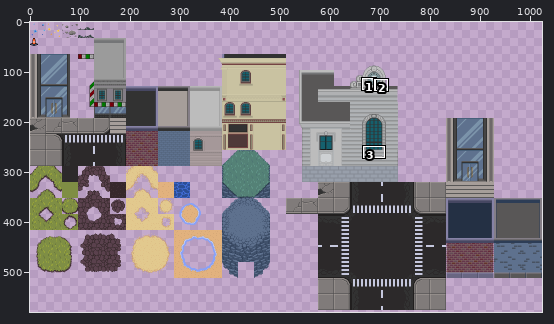
Two states of a sprite sheet, sprites/tilesets/test_set_2.png. Above, an overview of the earlier version with the close-up marked.
Close-up. Before:
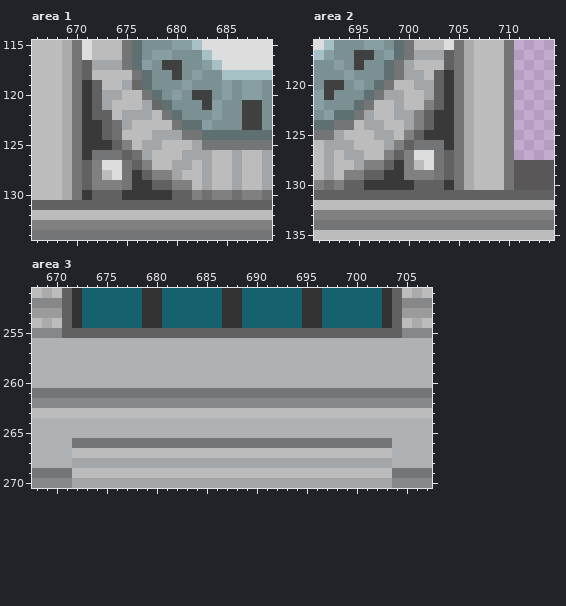
The file is 1024x1024 pixels. Colours within 5 levels of each other are drawn and written as one. Shown: area 1: x 666..689, y 115..134; area 2: x 691..714, y 116..135; area 3: x 668..707, y 251..270. The wide view leaves out empty margins. The commit also changed other parts of the picture, which this record leaves out.
After the commit:
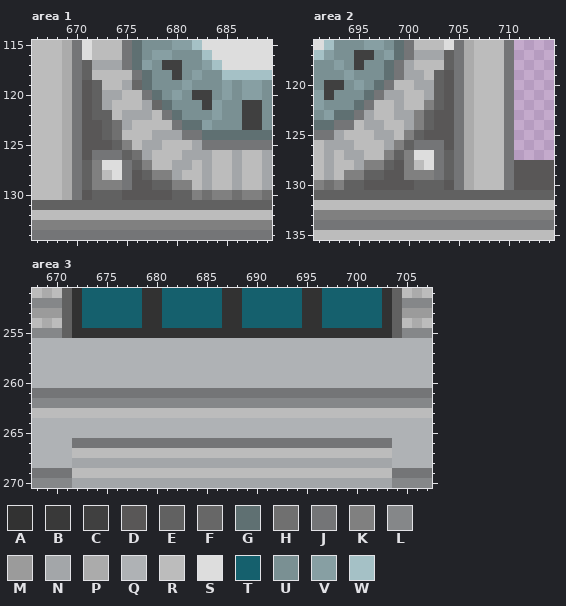
Palette (. is transparent): A #323232  B #393939  C #404040  D #595757  E #616161  F #676767  G #5f7072  H #707070  J #747577  K #808080  L #858789  M #9b9b9b  N #a3a6a9  P #ababab  Q #afb2b5  R #bcbcbc  S #dddddd  T #15606d  U #7a9093  V #879fa3  W #a5c1c6
The edit:
Area 1:
The author changed colour B to colour D in rows 119 to 122 at x 671; in rows 123 to 124 at x 671 to 672; in row 125 at x 671 to 673; in row 126 at x 671; in row 128 at x 676; in row 129 at x 676 to 677.
The author changed colour B to colour D in row 130 at x 671 and 675 to 679.
Area 2:
The author changed colour B to colour D in rows 119 to 122 at x 704; in rows 123 to 124 at x 703 to 704; in row 125 at x 702 to 704; in row 126 at x 704; in row 128 at x 699; in row 129 at x 698 to 699.
The author changed colour B to colour D in row 130 at x 696 to 700 and 704.
Area 3:
The author changed colour E to colour A in row 255 at x 672 to 703.
